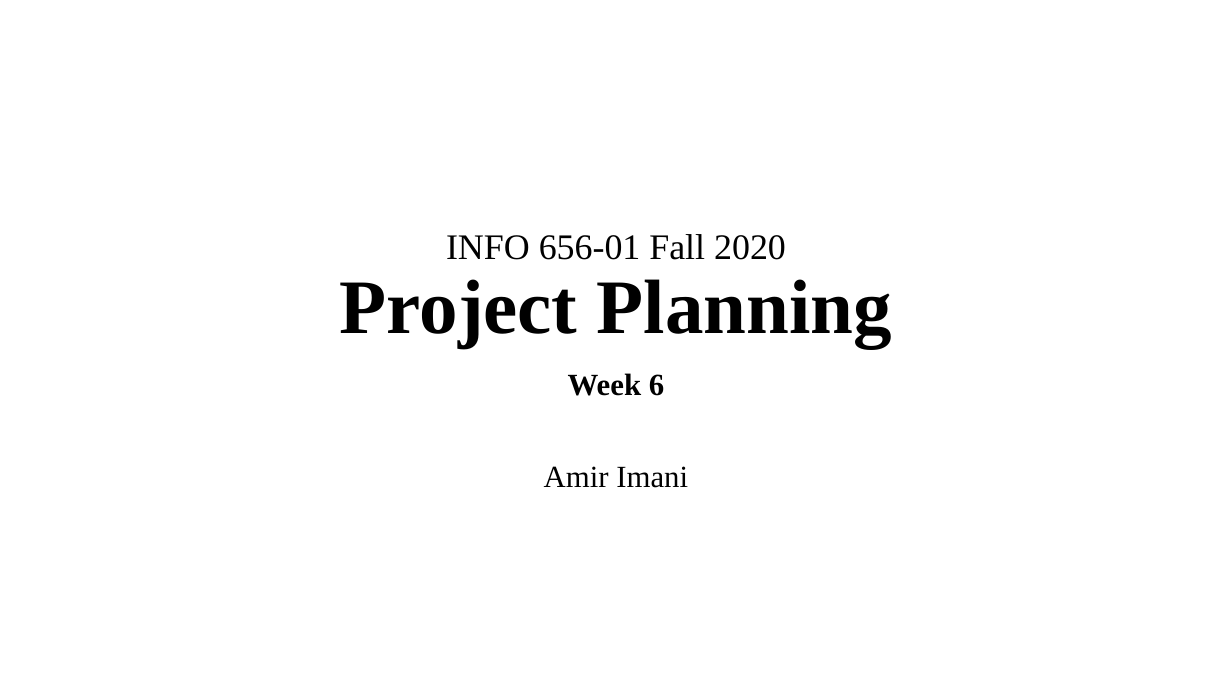
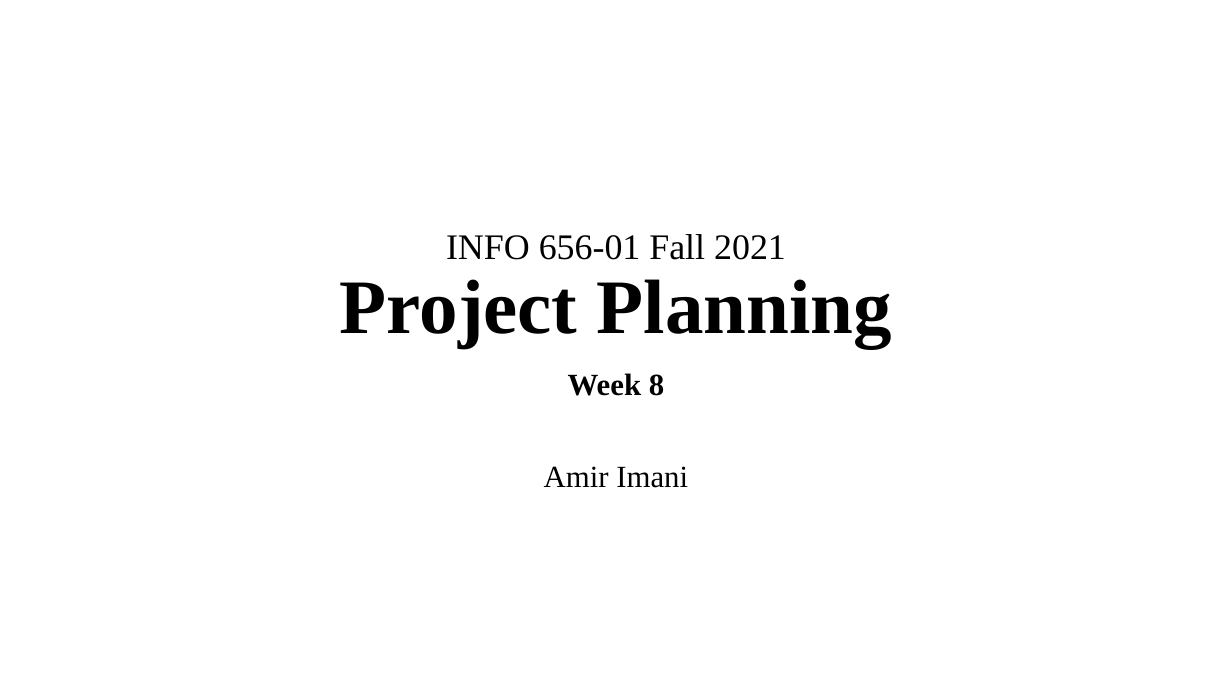
Before and after one commit to Amirosimani/Machine_Learning_Pratt, a slide deck: slide 1 of course slides/week_07.pptx. Drawn at 1232x693 pixels with LibreOffice and Linux fonts; fonts in the diff are those of the drawing. Boxes give left, top, right and bottom in pixels: in the first picture for what was removed or moved away, otherwise in the second. Text is boxed around its words. In the diff, an @@ line names an element or a change of style, - is before the commit and + after.

Commit message:
week 8 updates

```diff
--- a/course slides/week_07.pptx
+++ b/course slides/week_07.pptx
@@ title at [340, 234, 892, 348]: text changed @@
-INFO 656-01 Fall 2020
-Project Planning
+INFO 656-01 Fall 2021
+Project Planning
@@ subtitle at [568, 373, 664, 396]: text changed @@
-Week 6
+Week 8
```
